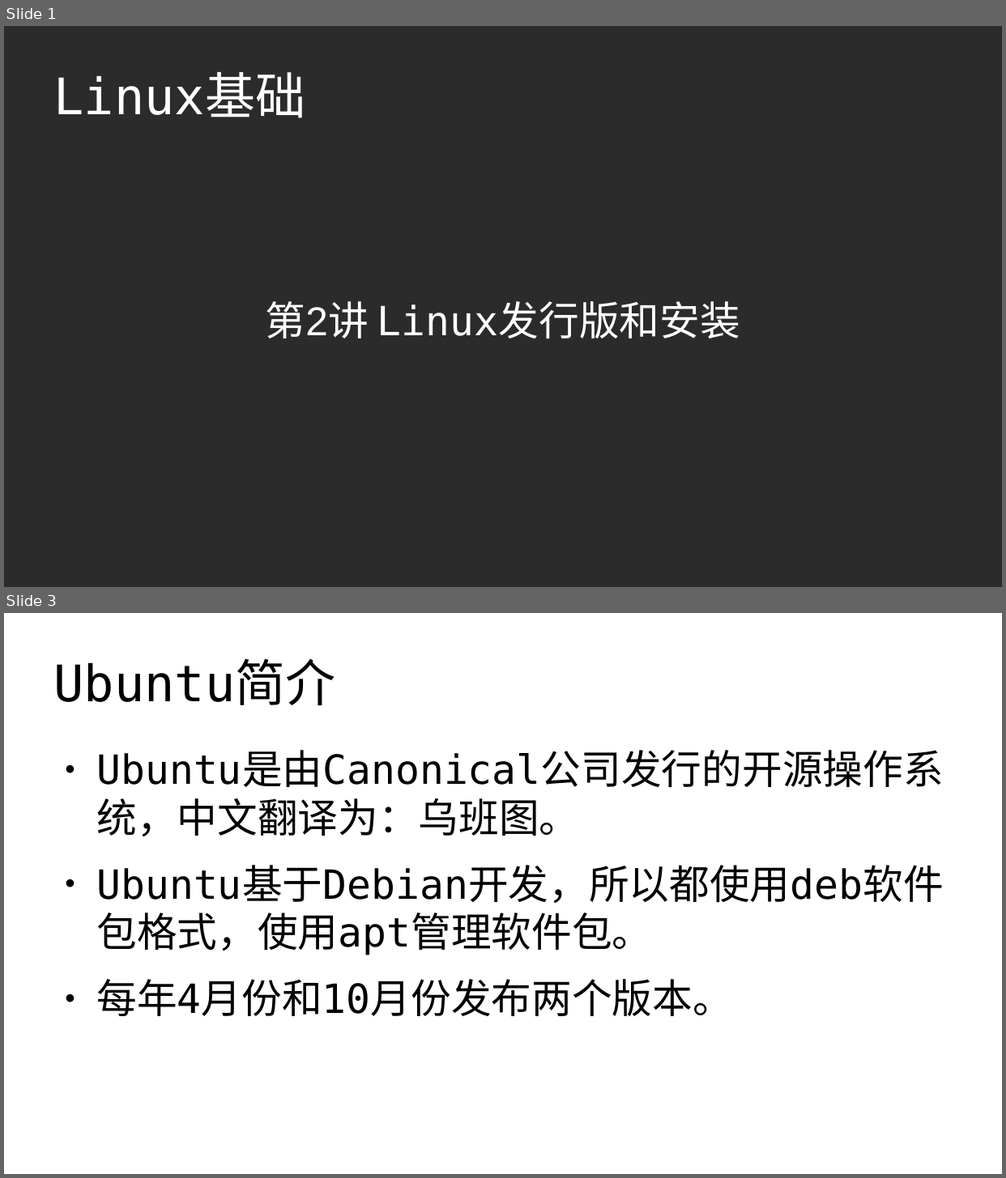
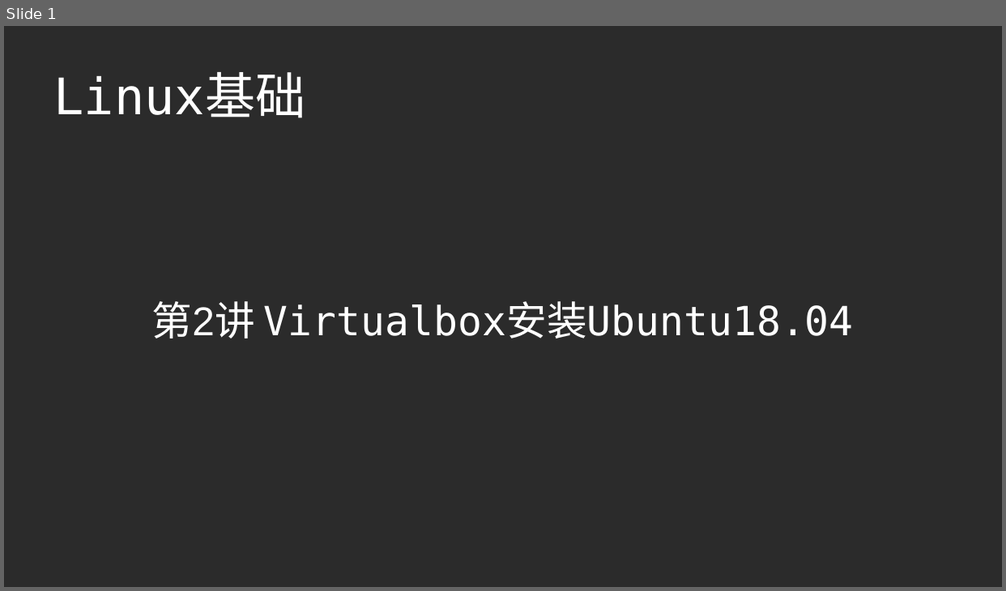
Before and after one commit to master-genius/linux-system, a slide deck: ch02/ch02_3-virtualbox安装Linux.odp. Shown one above the other, each under a label of ours: slides 1 and 3 before the commit, slide 1 after it; the slides between them are not shown. The pictures are 1006x1178 and 1006x591 pixels, drawn with LibreOffice and Linux fonts; fonts in the diff are those of the drawing; background and template pictures are left out; a plain dark background stands for a picture behind light text. Boxes give left, top, right and bottom in pixels: in the first picture for what was removed or moved away, otherwise in the second. Text is boxed around its words. In the diff, an @@ line names an element or a change of style, - is before the commit and + after.

```diff
--- a/ch02/ch02_3-virtualbox安装Linux.odp
+++ b/ch02/ch02_3-virtualbox安装Linux.odp
@@ slide 3 removed at box(4, 613, 1002, 1174), background #FFFFFF @@
@@ title removed at box(54, 660, 336, 705) @@
-Ubuntu简介
@@ text removed at box(96, 798, 944, 1016) @@
-● Ubuntu是由Canonical公司发行的开源操作系统，中文翻译为：乌班图。
-● Ubuntu基于Debian开发，所以都使用deb软件包格式，使用apt管理软件包。
-● 每年4月份和10月份发布两个版本。
@@ slide 1 changed as well @@
@@ subtitle at box(152, 301, 854, 339): text changed; font Arial to DejaVu Sans Mono @@
-第2讲 Linux发行版和安装
+第2讲 Virtualbox安装Ubuntu18.04
```
Also in this commit, not shown: 1 other slide changed, 6 slides added, 5 other slides removed, 2 other files.
